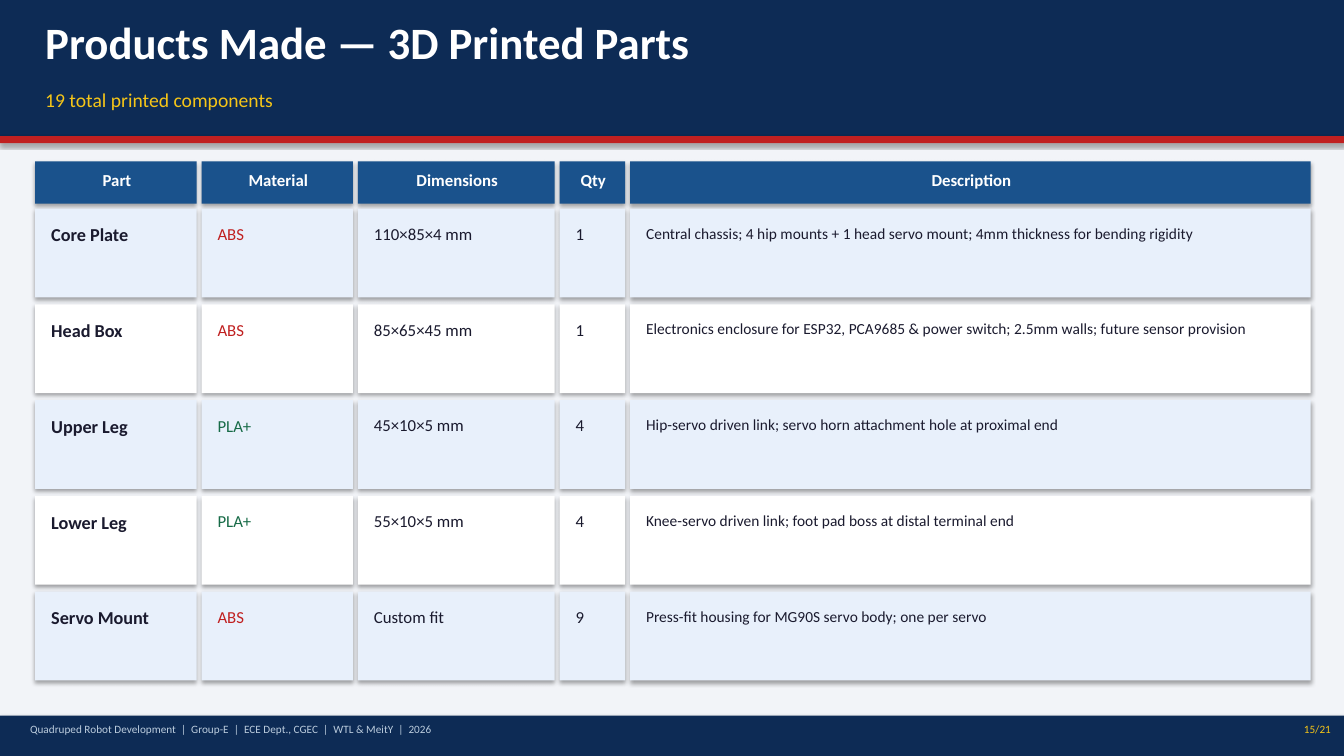
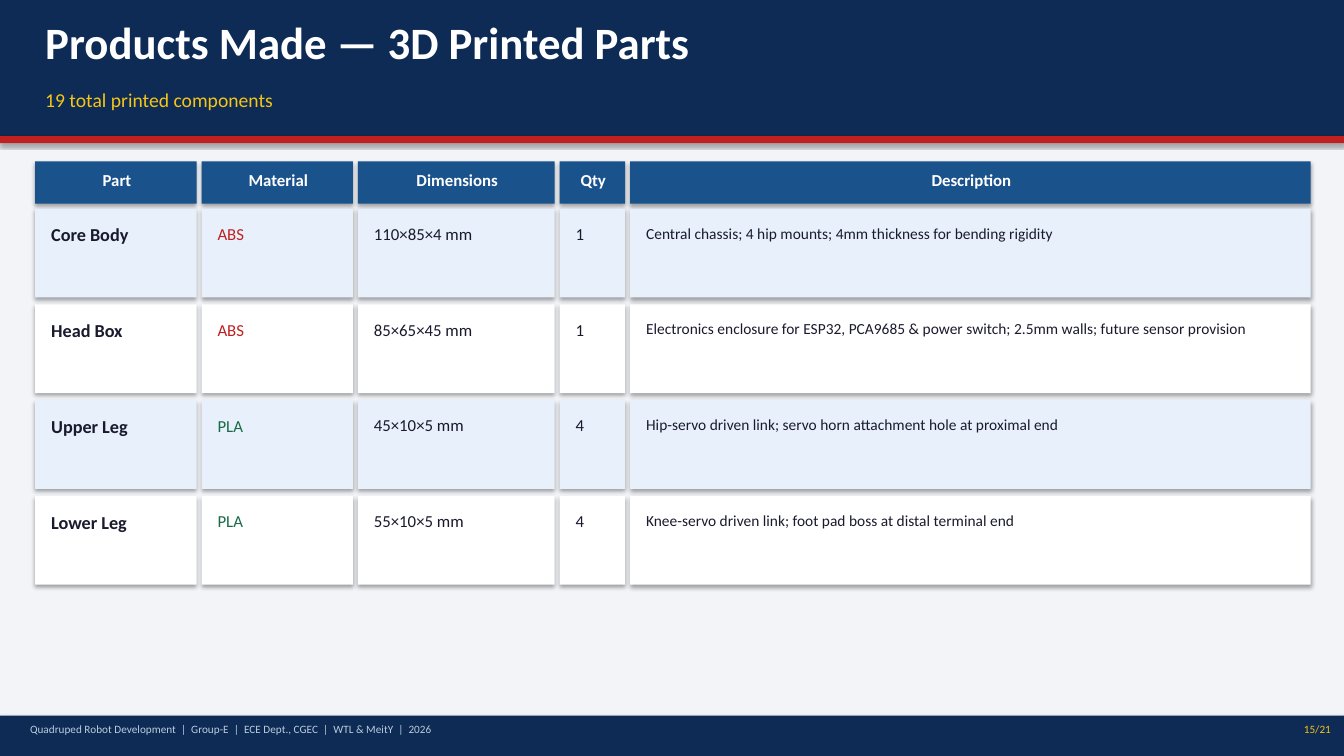
Before and after one commit to Biraj2004/3D-QuadrupedBot-Report, a slide deck: slide 15 of Quadruped_Robot_Presentation.pptx. Drawn at 1344x756 pixels with LibreOffice and Linux fonts; fonts in the diff are those of the drawing. Boxes give left, top, right and bottom in pixels: in the first picture for what was removed or moved away, otherwise in the second. Text is boxed around its words. In the diff, an @@ line names an element or a change of style, - is before the commit and + after.

Commit message:
fix(3D_REPORT): correct material specifications and remove head rotation references
- Change PLA+ references to PLA for core structural components
- Change PETG references to ABS for leg components and engineering filaments
- Remove CH8 head servo channel from servo mapping and wiring diagram
- Remove head rotation DOF reference from project objectives
- Remove head servo mount from core plate specifications
- Update robot top-view diagram to remove head servo positioning
- Correct spacing and formatting inconsistencies throughout document
- Align material specifications with actual fabrication approach

```diff
--- a/Quadruped_Robot_Presentation.pptx
+++ b/Quadruped_Robot_Presentation.pptx
@@ text at [51,228,128,244]: text changed @@
-Core Plate
+Core Body
@@ text at [646,228,1052,242]: text changed @@
-Central chassis; 4 hip mounts + 1 head servo mount; 4mm thickness for bending rigidity
+Central chassis; 4 hip mounts; 4mm thickness for bending rigidity
@@ text at [218,421,243,432]: text changed @@
-PLA+
+PLA
@@ text at [218,516,243,527]: text changed @@
-PLA+
+PLA
@@ rectangle removed at [35,592,197,681] @@
@@ rectangle removed at [202,592,353,681] @@
@@ rectangle removed at [358,592,555,681] @@
@@ rectangle removed at [560,592,625,681] @@
@@ rectangle removed at [630,592,1311,681] @@
@@ text removed at [51,612,149,624] @@
-Servo Mount
@@ text removed at [218,612,245,623] @@
-ABS
@@ text removed at [374,611,444,623] @@
-Custom fit
@@ text removed at [576,612,584,623] @@
-9
@@ text removed at [646,611,986,625] @@
-Press-fit housing for MG90S servo body; one per servo
```
Also in this commit, not shown: 13 other slides changed, 1 other file.
